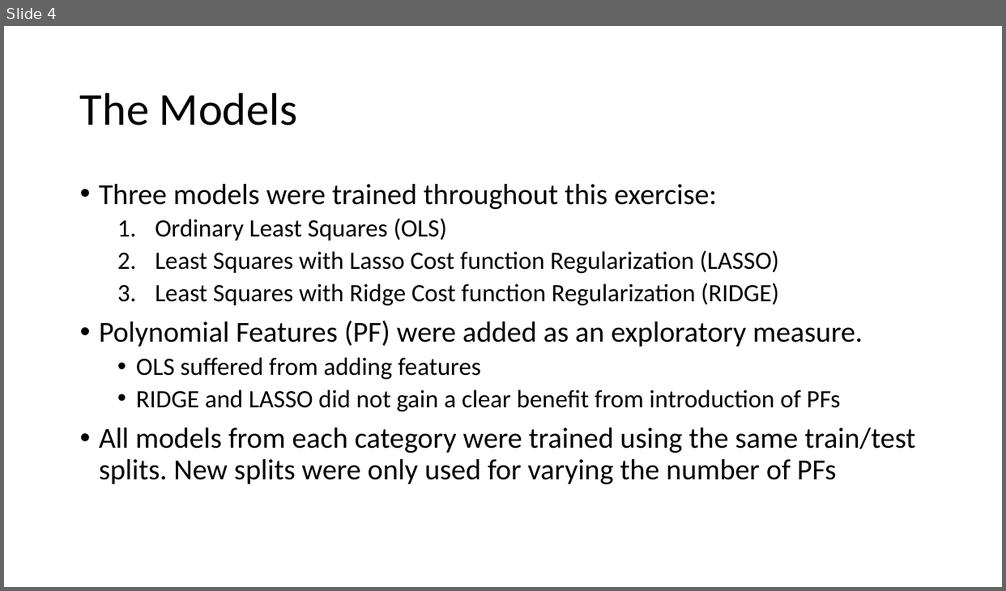
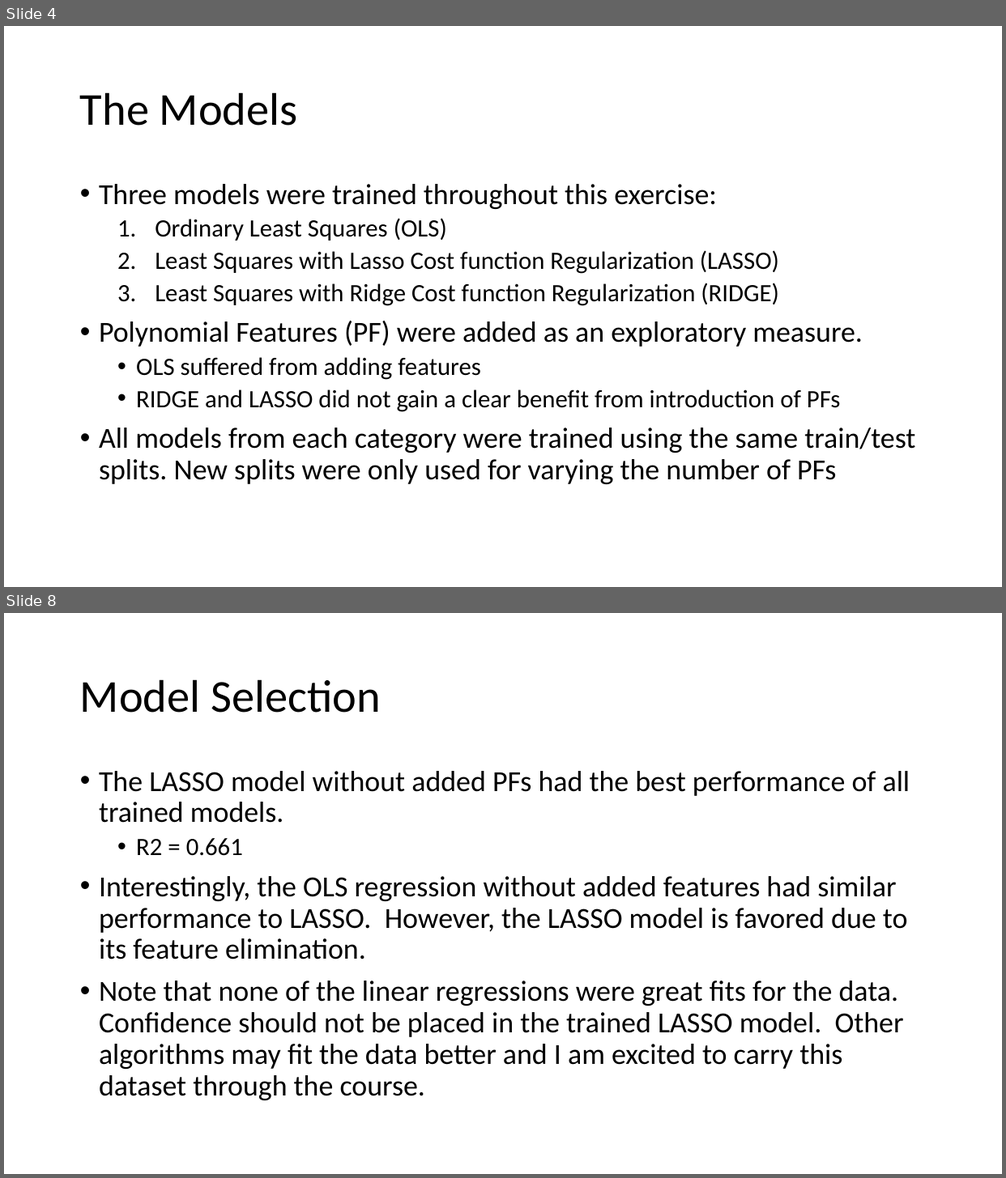
Before and after one commit to M-Matrona/IBM-Machine-Learning-Course, a slide deck: Course_2_SupervisedLearning/Supervised_Learning_Project_Report.pptx. Shown one above the other, each under a label of ours: slide 4 before the commit, slides 4 and 8 after it; the slides between them are not shown. The pictures are 1006x591 and 1006x1178 pixels, drawn with LibreOffice and Linux fonts; fonts in the diff are those of the drawing. Boxes give left, top, right and bottom in pixels: in the first picture for what was removed or moved away, otherwise in the second. Text is boxed around its words. In the diff, an @@ line names an element or a change of style, - is before the commit and + after.

```diff
--- a/Course_2_SupervisedLearning/Supervised_Learning_Project_Report.pptx
+++ b/Course_2_SupervisedLearning/Supervised_Learning_Project_Report.pptx
@@ slide 8 added at [4, 613, 1002, 1174], background #FFFFFF @@
@@ title added at [80, 679, 381, 713], 44 pt, text #000000 @@
+Model Selection
@@ text added at [99, 771, 910, 1101], 28 pt, text #000000 @@
+• The LASSO model without added PFs had the best performance of all trained models.
+  • R2 = 0.661
+• Interestingly, the OLS regression without added features had similar performance to LASSO. However, the LASSO model is favored due to its feature elimination.
+• Note that none of the linear regressions were great fits for the data. Confidence should not be placed in the trained LASSO model. Other algorithms may fit the data better and I am excited to carry this dataset through the course.
```
Also in this commit, not shown: 4 slides changed, 2 other slides added, 1 other file.
